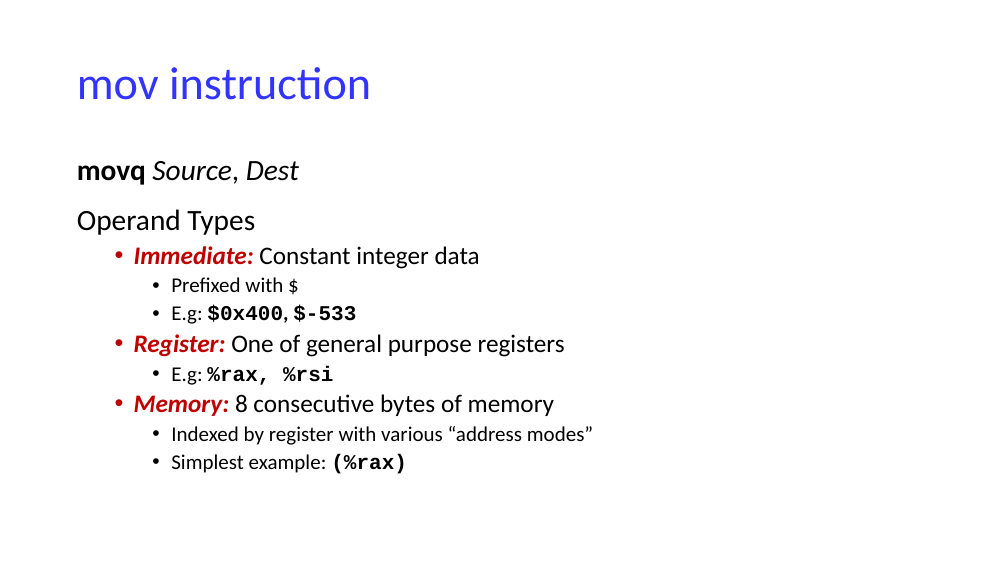
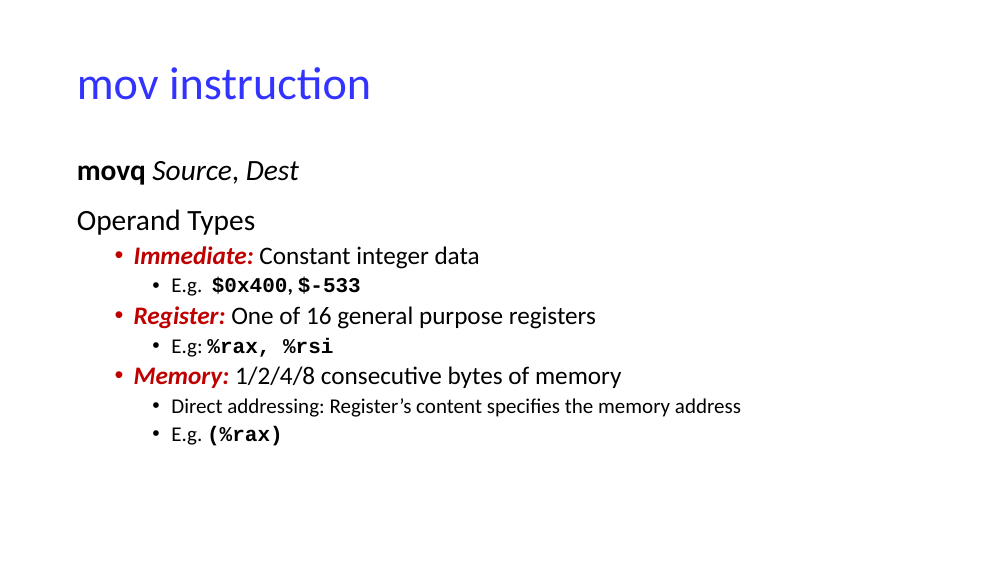
Before and after one commit to NYU-CSO/nyu-cso.github.io, a slide deck: slide 5 of notes/07-Machine_Basics_cont.pptx (slide 7 before the commit). Drawn at 1008x567 pixels with LibreOffice and Linux fonts; fonts in the diff are those of the drawing. Boxes give left, top, right and bottom in pixels: in the first picture for what was removed or moved away, otherwise in the second. Text is boxed around its words. In the diff, an @@ line names an element or a change of style, - is before the commit and + after.

```diff
--- a/notes/07-Machine_Basics_cont.pptx
+++ b/notes/07-Machine_Basics_cont.pptx
@@ text at (134,277,596,329): text changed @@
-    • Prefixed with $
-    • E.g: $0x400, $-533
-  • Register: One of general purpose registers
+    • E.g. $0x400, $-533
+  • Register: One of 16 general purpose registers
@@ text at (134,366,741,446): text changed @@
-  • Memory: 8 consecutive bytes of memory
-    • Indexed by register with various “address modes”
-    • Simplest example: (%rax)
+  • Memory: 1/2/4/8 consecutive bytes of memory
+    • Direct addressing: Register’s content specifies the memory address
+    • E.g. (%rax)
```
Also in this commit, not shown: 7 other slides changed, 4 slides removed, 1 other file.
